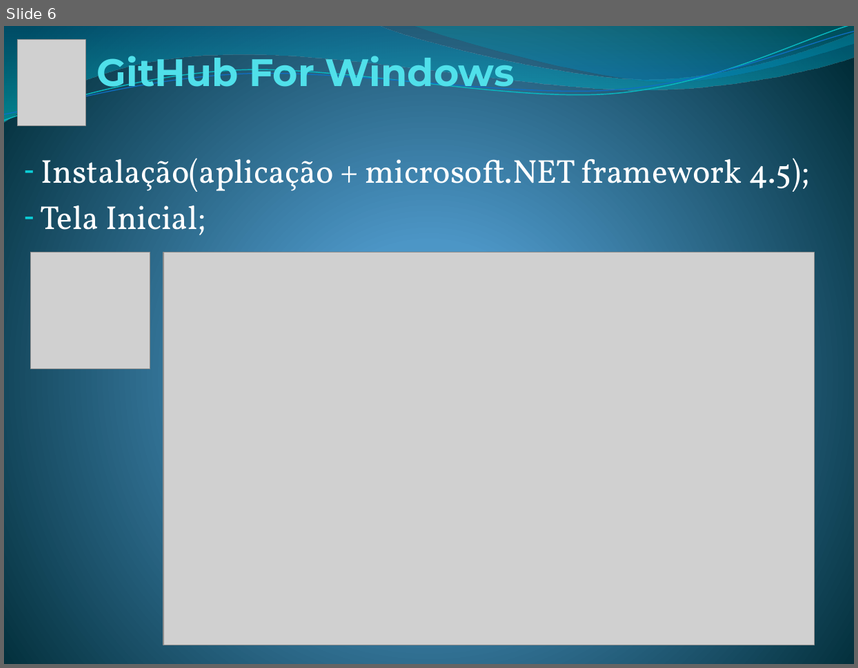
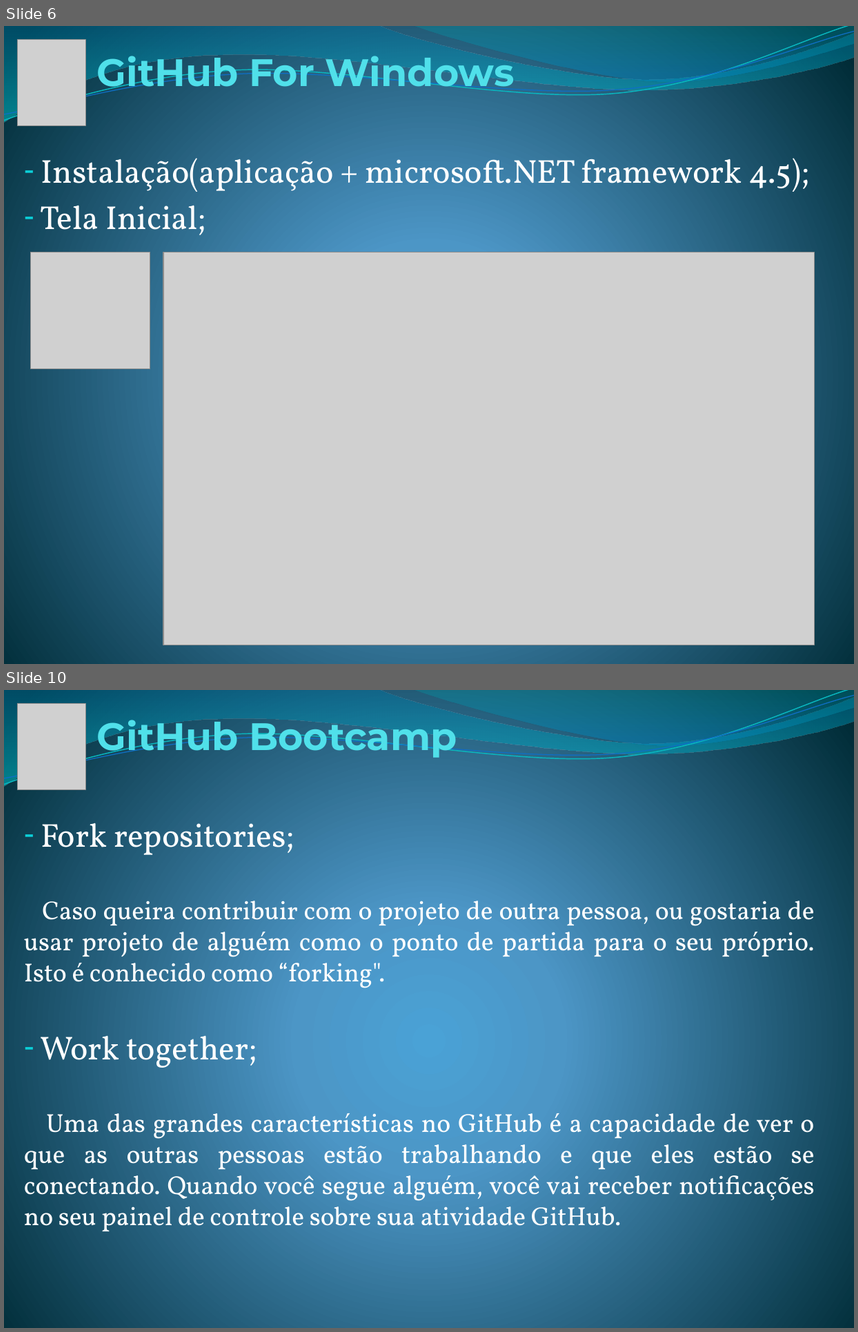
Before and after one commit to gvalman/test, a slide deck: GitHub Seminario.pptx. Shown one above the other, each under a label of ours: slide 6 before the commit, slides 6 and 10 after it; the slides between them are not shown. The pictures are 858x668 and 858x1332 pixels, drawn with LibreOffice and Linux fonts; fonts in the diff are those of the drawing; grey boxes stand for pictures. Boxes give left, top, right and bottom in pixels: in the first picture for what was removed or moved away, otherwise in the second. Text is boxed around its words. In the diff, an @@ line names an element or a change of style, - is before the commit and + after.

```diff
--- a/GitHub Seminario.pptx
+++ b/GitHub Seminario.pptx
@@ slide 10 added at (x1=4, y1=690, x2=854, y2=1328), background gradient #4AA0D6 to #4C98C7 to #002C38; not listed: 4 template elements that a slide beside it also shows @@
@@ picture added at (x1=18, y1=704, x2=85, y2=790) @@
@@ title added at (x1=97, y1=720, x2=457, y2=758), 32.4 pt, text #51E0EA, bold @@
+GitHub Bootcamp
@@ subtitle added at (x1=24, y1=822, x2=815, y2=1231), 22 pt, text #FFFFFF @@
+– Fork repositories;
+Caso queira contribuir com o projeto de outra pessoa, ou gostaria de usar projeto de alguém como o ponto de partida para o seu próprio. Isto é conhecido como “forking".
+– Work together;
+Uma das grandes características no GitHub é a capacidade de ver o que as outras pessoas estão trabalhando e que eles estão se conectando. Quando você segue alguém, você vai receber notificações no seu painel de controle sobre sua atividade GitHub.
```
Also in this commit, not shown: 7 slides changed, 1 other slide added.
